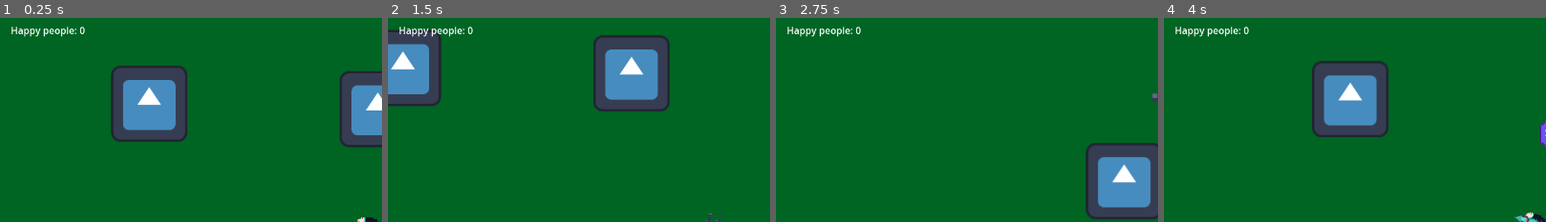
Above: before the commit, frames 1-4 (left to right).
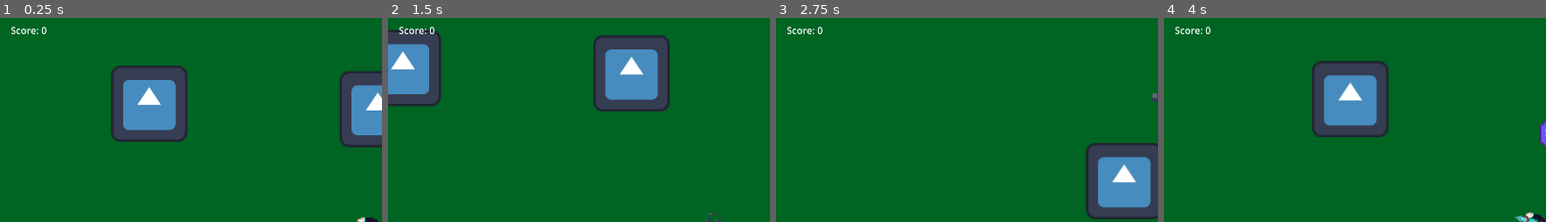
Above: after the commit, the same moments.

Repository: AsaM1taka/Shooter-Game
Game: Godot game, scene res://Scenes/shoot er.tscn
The game is run twice, just before and just after one commit, with the same random seed, the same clock (stepped at 60 frames per second) and the same inputs. The engine's default icon, where the game draws it, is replaced by a stand-in: a white triangle on a blue panel in a dark square.
Inputs (mouse positions are % of the whole screen's width and height, from its top left):
- Up to frame 1 (0.25 s): no input
- Up to frame 2 (1.5 s): tap Enter at 0.5 s; move the mouse to (72, 47) at 0.52 s; hold D (move_right) 0.53-1.28 s; click (72, 47) at 0.6 s; move the mouse to (30, 58) at 1.27 s; hold S (move_down) from 1.28 s (still down); click (30, 58) at 1.35 s
- Up to frame 3 (2.75 s): move the mouse to (60, 29) at 2.02 s; release S (move_down) at 2.03 s; hold D (move_right) from 2.03 s (still down); click (60, 29) at 2.1 s
- Up to frame 4 (4 s): move the mouse to (45, 73) at 2.77 s; release D (move_right) at 2.78 s; hold W (move_up) 2.78-3.53 s; click (45, 73) at 2.85 s; move the mouse to (80, 68) at 3.52 s; hold A (move_left) from 3.53 s (still down); click (80, 68) at 3.6 s
The pictures show only the part of the screen within x 0-50%, y 0-50%; the shares and areas given below are measured in that part.

The runs differ from the first frame. In frame 1, 0.5% of the frame differs, in the area x 2-23%, y 4-10%; in frame 2, 0.5%; in frame 3, 0.5%; in frame 4, 0.5%.

Commit message:
changed explosion size and added score function

Diff:
--- a/shooter-shooter/Scenes/Explosion.tscn
+++ b/shooter-shooter/Scenes/Explosion.tscn
@@ -18,5 +18,5 @@
 initial_velocity_min = 165.24
 initial_velocity_max = 247.44
 scale_amount_min = 0.0
-scale_amount_max = 68.49
+scale_amount_max = 4.56
 scale_amount_curve = SubResource("Curve_yp4o6")
--- /dev/null
+++ b/shooter-shooter/Scenes/Score.gd
@@ -0,0 +1,10 @@
+extends Label
+
+var score = 0
+
+func _ready() -> void:
+	text = "Score: %d" % score
+
+func add_point():
+	score += 1
+	text = "Score: %d" % score
--- a/shooter-shooter/Scenes/shoot er.tscn
+++ b/shooter-shooter/Scenes/shoot er.tscn
@@ -1,9 +1,10 @@
-[gd_scene load_steps=6 format=3 uid="uid://p4oyjkjeh5e4"]
+[gd_scene load_steps=7 format=3 uid="uid://p4oyjkjeh5e4"]
 
 [ext_resource type="PackedScene" uid="uid://bdmg62n1335y2" path="res://Scenes/box.tscn" id="1_ivurm"]
 [ext_resource type="Script" uid="uid://d01gfxhobx3x2" path="res://scripts/world.gd" id="1_xb2n0"]
 [ext_resource type="PackedScene" uid="uid://ba31176o7tfyk" path="res://Scenes/player.tscn" id="2_ur70f"]
 [ext_resource type="PackedScene" uid="uid://c8nn2vckjtl6y" path="res://Scenes/enemy.tscn" id="3_ur70f"]
+[ext_resource type="Script" uid="uid://0344kmf5xh04" path="res://Scenes/Score.gd" id="5_wqrvu"]
 
 [sub_resource type="QuadMesh" id="QuadMesh_8jy7u"]
 
@@ -48,3 +49,4 @@
 offset_right = 143.0
 offset_bottom = 32.0
 text = "Happy people: 0"
+script = ExtResource("5_wqrvu")
--- a/shooter-shooter/scripts/bullet.gd
+++ b/shooter-shooter/scripts/bullet.gd
@@ -28,6 +28,8 @@
 
 func _on_body_entered(body: Node2D) -> void:
 	if body is Enemy:
+		if body.is_dead:
+			return
 		body.change_sprite(1)
 		print("enemy hit")
 		#body.queue_free()
--- a/shooter-shooter/scripts/enemy.gd
+++ b/shooter-shooter/scripts/enemy.gd
@@ -58,6 +58,10 @@
 				sprite.texture = changedsprite
 				is_dead = true
 
+				var score_label = get_node_or_null("/root/World/CanvasLayer/Label")
+				if score_label:
+					score_label.add_point()
+
 
 
 
--- a/shooter-shooter/scripts/playerm.gd
+++ b/shooter-shooter/scripts/playerm.gd
@@ -37,8 +37,7 @@
 
 func _on_hitbox_body_entered(body: Node2D) -> void:
 	if body is Enemy:
-		# Only trigger the game over if the enemy is not dead
 		if not body.is_dead:
-			died.emit()  # Emit died signal for the player
-			is_dead = true  # Set the player as dead
-			queue_free()  # Optionally remove the player from the scene
+			died.emit()
+			is_dead = true
+			queue_free()
Not shown, added: shooter-shooter/Scenes/Score.gd.uid
